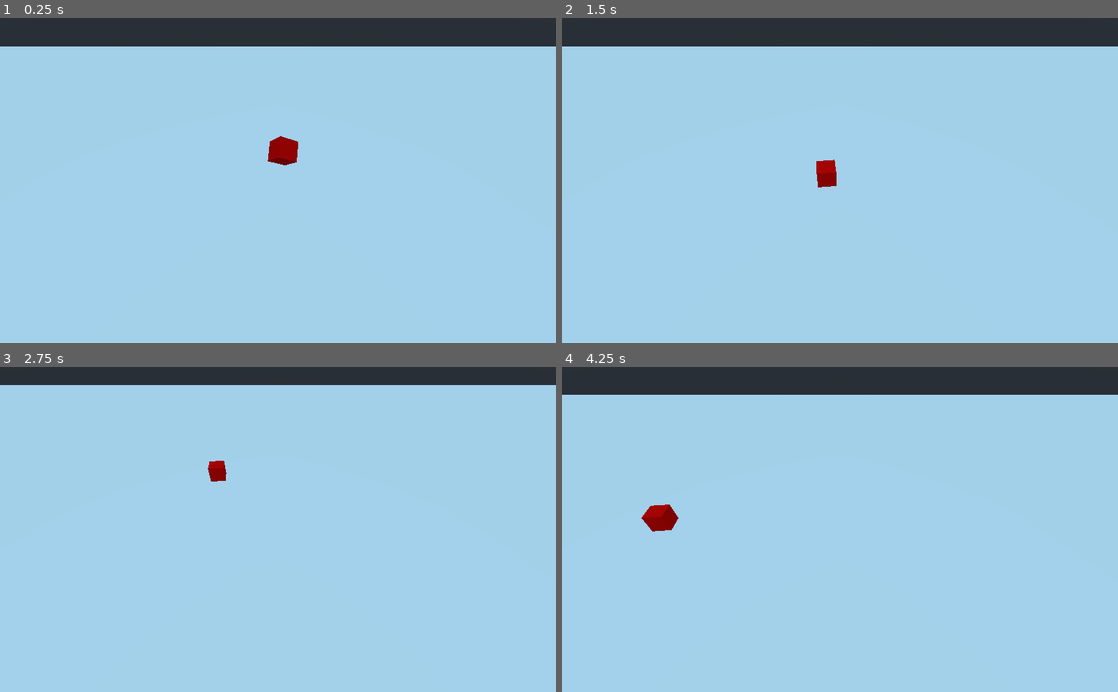
Above: before the commit, frames 1-4 (two rows, left to right).
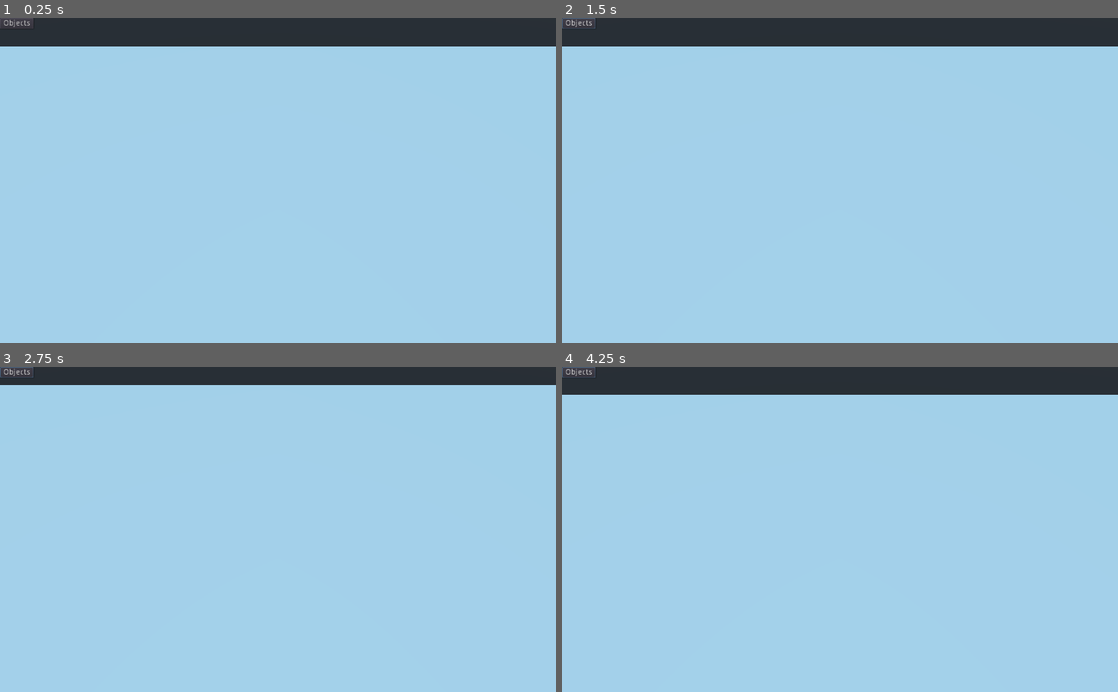
Above: after the commit, the same moments.

Repository: drwhut/tabletop-club
Game: Godot game, scene res://Game.tscn
Same seed, same stepped clock (60 frames per second), same inputs: the game is played once before the commit and once after it. Before the commit the project starts from res://Room.tscn.
Inputs (mouse positions are in pixels of both pictures, inside the frame that each line leads up to):
- Up to frame 1 (0.25 s): no input
- Up to frame 2 (1.5 s): click (578, 24) at 0.5 s, where only the run after the commit has a clickable "Objects"; tap Enter at 1.25 s; move the mouse to (962, 164) at 1.27 s; hold D (game_right) from 1.28 s (still down); tap F (game_flip) at 1.35 s; click (962, 164) at 1.42 s
- Up to frame 3 (2.75 s): move the mouse to (166, 545) at 2.02 s; release D (game_right) at 2.03 s; hold S (game_down) from 2.03 s (still down); right-click (166, 545) at 2.1 s; click (166, 545) at 2.17 s
- Up to frame 4 (4.25 s): move the mouse to (895, 458) at 2.77 s; release S (game_down) at 2.78 s; hold D (game_right) 2.78-3.53 s; tap F (game_flip) at 2.85 s; click (895, 458) at 2.92 s; move the mouse to (812, 594) at 3.52 s; hold W (game_up) from 3.53 s (still down); right-click (812, 594) at 3.6 s; click (812, 594) at 3.67 s

The runs differ from the first frame. In frame 1, 0.5% of the frame differs, in the area x 0-54%, y 0-46%; in frame 2, 0.3%; in frame 3, 0.3%; in frame 4, 0.5%, in the area x 0-21%, y 0-51%.

Commit message:
Added ability to create a D6.

Diff:
--- /dev/null
+++ b/game/Game.gd
@@ -0,0 +1,27 @@
+# OpenTabletop
+# Copyright (c) 2020 drwhut
+#
+# Permission is hereby granted, free of charge, to any person obtaining a copy
+# of this software and associated documentation files (the "Software"), to deal
+# in the Software without restriction, including without limitation the rights
+# to use, copy, modify, merge, publish, distribute, sublicense, and/or sell
+# copies of the Software, and to permit persons to whom the Software is
+# furnished to do so, subject to the following conditions:
+#
+# The above copyright notice and this permission notice shall be included in all
+# copies or substantial portions of the Software.
+#
+# THE SOFTWARE IS PROVIDED "AS IS", WITHOUT WARRANTY OF ANY KIND, EXPRESS OR
+# IMPLIED, INCLUDING BUT NOT LIMITED TO THE WARRANTIES OF MERCHANTABILITY,
+# FITNESS FOR A PARTICULAR PURPOSE AND NONINFRINGEMENT. IN NO EVENT SHALL THE
+# AUTHORS OR COPYRIGHT HOLDERS BE LIABLE FOR ANY CLAIM, DAMAGES OR OTHER
+# LIABILITY, WHETHER IN AN ACTION OF CONTRACT, TORT OR OTHERWISE, ARISING FROM,
+# OUT OF OR IN CONNECTION WITH THE SOFTWARE OR THE USE OR OTHER DEALINGS IN THE
+# SOFTWARE.
+
+extends Node
+
+onready var _room = $Room
+
+func _on_GameUI_piece_requested():
+	_room.add_piece()
--- /dev/null
+++ b/game/Game.tscn
@@ -0,0 +1,13 @@
+[gd_scene load_steps=4 format=2]
+
+[ext_resource path="res://Room.tscn" type="PackedScene" id=1]
+[ext_resource path="res://GameUI.tscn" type="PackedScene" id=2]
+[ext_resource path="res://Game.gd" type="Script" id=3]
+
+[node name="Game" type="Node"]
+script = ExtResource( 3 )
+
+[node name="Room" parent="." instance=ExtResource( 1 )]
+
+[node name="GameUI" parent="." instance=ExtResource( 2 )]
+[connection signal="piece_requested" from="GameUI" to="." method="_on_GameUI_piece_requested"]
--- /dev/null
+++ b/game/GameUI.gd
@@ -0,0 +1,50 @@
+# OpenTabletop
+# Copyright (c) 2020 drwhut
+#
+# Permission is hereby granted, free of charge, to any person obtaining a copy
+# of this software and associated documentation files (the "Software"), to deal
+# in the Software without restriction, including without limitation the rights
+# to use, copy, modify, merge, publish, distribute, sublicense, and/or sell
+# copies of the Software, and to permit persons to whom the Software is
+# furnished to do so, subject to the following conditions:
+#
+# The above copyright notice and this permission notice shall be included in all
+# copies or substantial portions of the Software.
+#
+# THE SOFTWARE IS PROVIDED "AS IS", WITHOUT WARRANTY OF ANY KIND, EXPRESS OR
+# IMPLIED, INCLUDING BUT NOT LIMITED TO THE WARRANTIES OF MERCHANTABILITY,
+# FITNESS FOR A PARTICULAR PURPOSE AND NONINFRINGEMENT. IN NO EVENT SHALL THE
+# AUTHORS OR COPYRIGHT HOLDERS BE LIABLE FOR ANY CLAIM, DAMAGES OR OTHER
+# LIABILITY, WHETHER IN AN ACTION OF CONTRACT, TORT OR OTHERWISE, ARISING FROM,
+# OUT OF OR IN CONNECTION WITH THE SOFTWARE OR THE USE OR OTHER DEALINGS IN THE
+# SOFTWARE.
+
+extends Control
+
+signal piece_requested()
+
+onready var _objectsDialog = $ObjectsDialog
+onready var _objectsTree = $ObjectsDialog/ObjectsTree
+
+func _ready():
+	var root = _objectsTree.create_item()
+	_objectsTree.set_hide_root(true)
+
+	var ott_node = _objectsTree.create_item(root)
+	ott_node.set_text(0, "OpenTabletop")
+
+	var dice_node = _objectsTree.create_item(ott_node)
+	dice_node.set_text(0, "Dice")
+
+	var d6_node = _objectsTree.create_item(dice_node)
+	d6_node.set_text(0, "D6")
+
+func _on_ObjectsButton_pressed():
+	_objectsDialog.popup_centered()
+
+func _on_ObjectsTree_item_activated():
+	var selected = _objectsTree.get_selected()
+
+	# Check the selected item has no children.
+	if not selected.get_children():
+		emit_signal("piece_requested")
--- /dev/null
+++ b/game/GameUI.tscn
@@ -0,0 +1,47 @@
+[gd_scene load_steps=2 format=2]
+
+[ext_resource path="res://GameUI.gd" type="Script" id=1]
+
+[node name="GameUI" type="Control"]
+anchor_right = 1.0
+anchor_bottom = 1.0
+mouse_filter = 2
+script = ExtResource( 1 )
+__meta__ = {
+"_edit_use_anchors_": false
+}
+
+[node name="TopPanel" type="HBoxContainer" parent="."]
+anchor_right = 1.0
+__meta__ = {
+"_edit_use_anchors_": false
+}
+
+[node name="ObjectsButton" type="Button" parent="TopPanel"]
+margin_right = 62.0
+margin_bottom = 20.0
+text = "Objects"
+
+[node name="ObjectsDialog" type="WindowDialog" parent="."]
+anchor_left = 0.5
+anchor_top = 0.5
+anchor_right = 0.5
+anchor_bottom = 0.5
+margin_left = -150.0
+margin_top = -100.0
+margin_right = 150.0
+margin_bottom = 100.0
+window_title = "Objects"
+resizable = true
+__meta__ = {
+"_edit_use_anchors_": false
+}
+
+[node name="ObjectsTree" type="Tree" parent="ObjectsDialog"]
+anchor_right = 1.0
+anchor_bottom = 1.0
+__meta__ = {
+"_edit_use_anchors_": false
+}
+[connection signal="pressed" from="TopPanel/ObjectsButton" to="." method="_on_ObjectsButton_pressed"]
+[connection signal="item_activated" from="ObjectsDialog/ObjectsTree" to="." method="_on_ObjectsTree_item_activated"]
--- /dev/null
+++ b/game/Room.gd
@@ -0,0 +1,34 @@
+# OpenTabletop
+# Copyright (c) 2020 drwhut
+#
+# Permission is hereby granted, free of charge, to any person obtaining a copy
+# of this software and associated documentation files (the "Software"), to deal
+# in the Software without restriction, including without limitation the rights
+# to use, copy, modify, merge, publish, distribute, sublicense, and/or sell
+# copies of the Software, and to permit persons to whom the Software is
+# furnished to do so, subject to the following conditions:
+#
+# The above copyright notice and this permission notice shall be included in all
+# copies or substantial portions of the Software.
+#
+# THE SOFTWARE IS PROVIDED "AS IS", WITHOUT WARRANTY OF ANY KIND, EXPRESS OR
+# IMPLIED, INCLUDING BUT NOT LIMITED TO THE WARRANTIES OF MERCHANTABILITY,
+# FITNESS FOR A PARTICULAR PURPOSE AND NONINFRINGEMENT. IN NO EVENT SHALL THE
+# AUTHORS OR COPYRIGHT HOLDERS BE LIABLE FOR ANY CLAIM, DAMAGES OR OTHER
+# LIABILITY, WHETHER IN AN ACTION OF CONTRACT, TORT OR OTHERWISE, ARISING FROM,
+# OUT OF OR IN CONNECTION WITH THE SOFTWARE OR THE USE OR OTHER DEALINGS IN THE
+# SOFTWARE.
+
+extends Spatial
+
+const PIECE_SPAWN_HEIGHT = 1.0
+
+onready var _pieces = $Pieces
+
+func add_piece():
+	var d6 = load("res://Die.tscn").instance()
+
+	# Spawn the piece at a height.
+	d6.translation.y = PIECE_SPAWN_HEIGHT
+
+	_pieces.add_child(d6)
--- a/game/Room.tscn
+++ b/game/Room.tscn
@@ -1,7 +1,7 @@
 [gd_scene load_steps=5 format=2]
 
 [ext_resource path="res://CameraController.tscn" type="PackedScene" id=1]
-[ext_resource path="res://Die.tscn" type="PackedScene" id=2]
+[ext_resource path="res://Room.gd" type="Script" id=3]
 
 [sub_resource type="CubeMesh" id=1]
 
@@ -9,6 +9,7 @@
 data = PoolVector3Array( -1, 1, 1, 1, 1, 1, -1, -1, 1, 1, 1, 1, 1, -1, 1, -1, -1, 1, 1, 1, -1, -1, 1, -1, 1, -1, -1, -1 …(284 unchanged characters)…
 
 [node name="Room" type="Spatial"]
+script = ExtResource( 3 )
 
 [node name="Table" type="MeshInstance" parent="."]
 transform = Transform( 20, 0, 0, 0, 0.1, 0, 0, 0, 10, 0, -0.2, 0 )
@@ -23,5 +24,4 @@
 [node name="CameraController" parent="." instance=ExtResource( 1 )]
 transform = Transform( 1, 0, 0, 0, 0.707107, 0.707107, 0, -0.707107, 0.707107, 0, 0, 0 )
 
-[node name="Die" parent="." instance=ExtResource( 2 )]
-transform = Transform( -0.0963797, -0.852564, -0.513659, -0.573318, 0.469405, -0.67154, 0.813645, 0.229767, -0.534031, 0.0949595, 1.03532, 0.00658989 )
+[node name="Pieces" type="Spatial" parent="."]
--- a/game/project.godot
+++ b/game/project.godot
@@ -28,7 +28,7 @@
 
 config/name="OpenTabletop"
 config/description="An open-source platform for playing tabletop games in a 3D environment, made with the Godot Engine!"
-run/main_scene="res://Room.tscn"
+run/main_scene="res://Game.tscn"
 config/icon="res://icon.png"
 
 [input]
